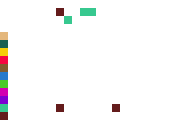
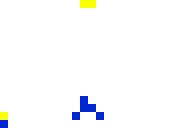
Layers edited between the first and the second 176x128 image:
hid "Mechanisms" over [0, 8, 120, 120]
showed "Units", painted on it over [0, 0, 104, 128]
